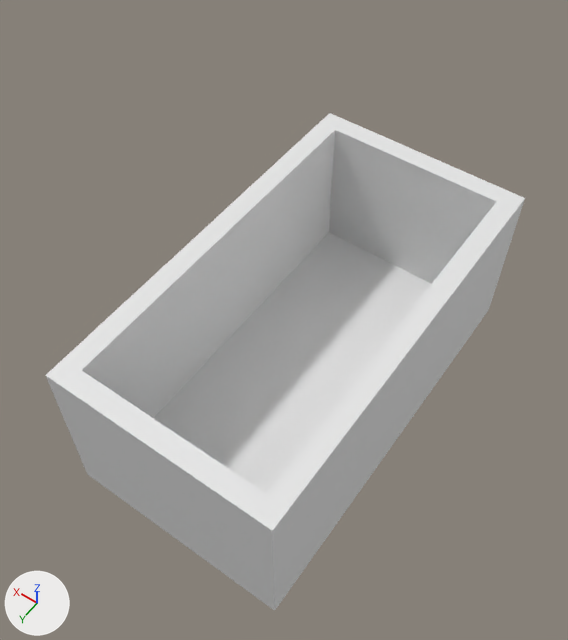
Renders of the Blender file obj_chest_HarryShanks_01.blend from each side of a commit.
Camera for both pictures: a camera (50 mm lens) standing at (-6.89, 11.65, 19.7) and looking at (0.7, 1.02, 3.0). The lights are fixed; the arrows at lower left show +X, +Y and +Z. The older version comes first.

In view in the first picture: 'Chest_Base'.
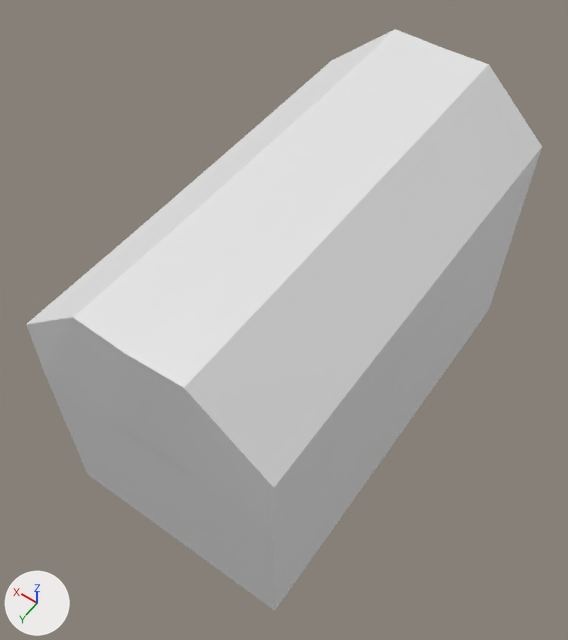
Where the change shows, as pixel boxes [x1, y1, x2, y2] in the pictures (568 x 640 px):
'Chest_Lid', shown: after [26, 29, 542, 531]
'Chest_Base', unchanged, covered by the edit: before [45, 113, 525, 611]; after [45, 199, 525, 611]

The edits, one by one:
Object 'Chest_Lid' (ob_chest_lid) is now shown.
